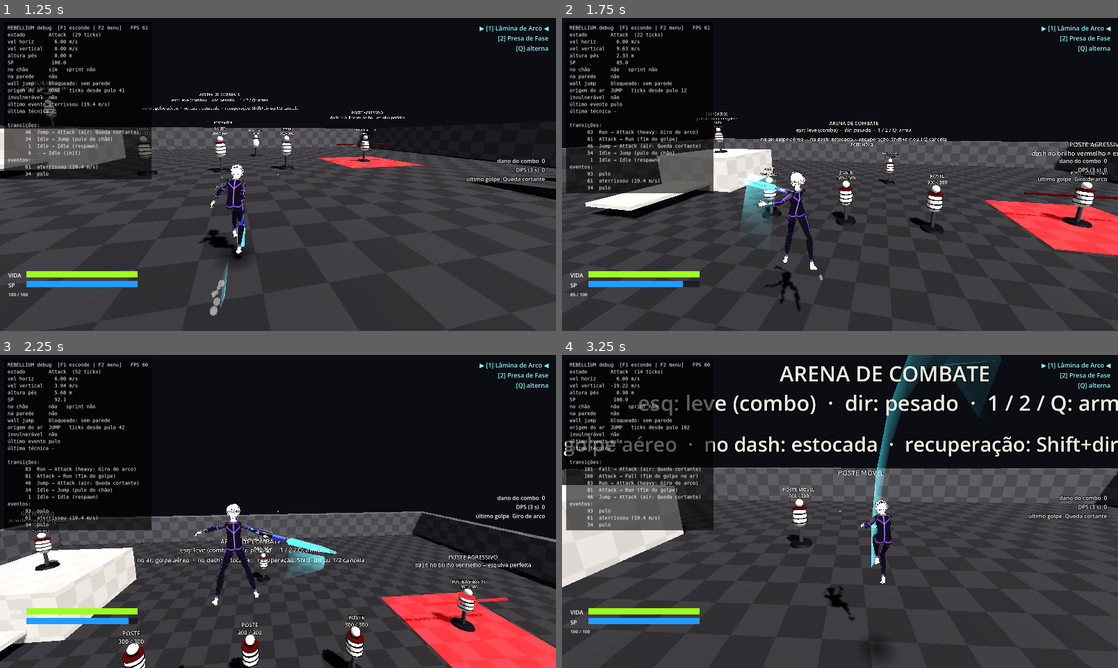
Above: before the commit, frames 1-4 (two rows, left to right).
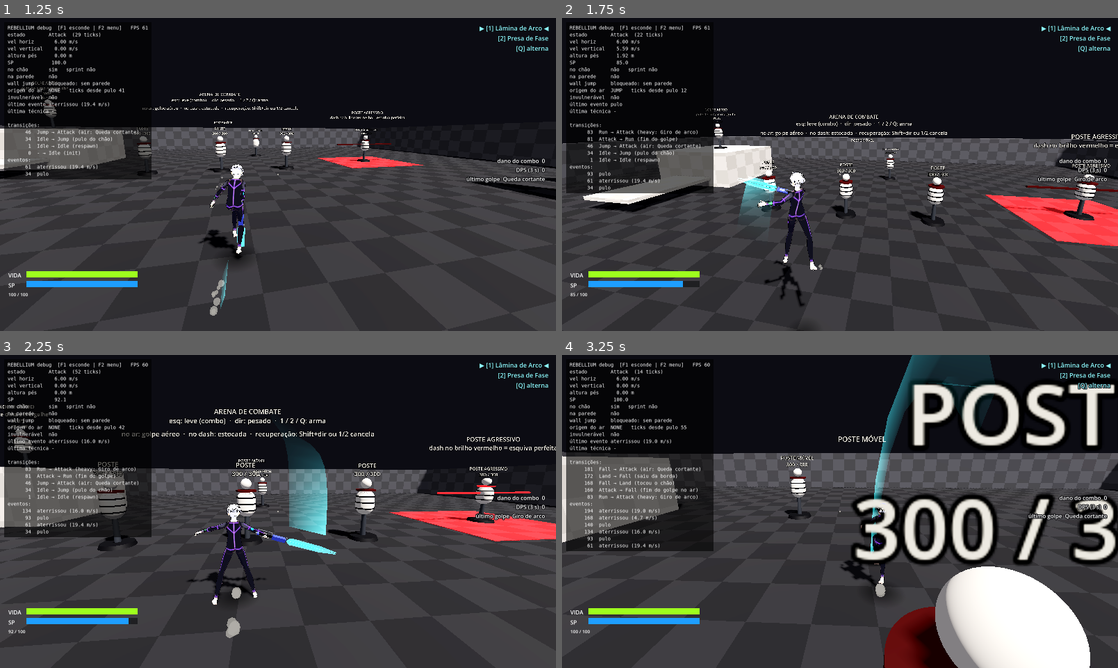
Above: after the commit, the same moments.

Repository: hugolnieri/Rebellium
Game: Godot game, scene res://scenes/arenas/CombatArena.tscn
Two runs of this game, one before a commit and one after it. Both use one fixed random seed, a clock stepped at 60 frames per second and the inputs below.
Inputs (mouse positions are in pixels of both pictures, inside the frame that each line leads up to):
- Up to frame 1 (1.25 s): tap Enter at 0.5 s; move the mouse to (305, 174) at 0.52 s; hold W (move_forward) from 0.53 s (still down); hold Space (jump) from 0.53 s (still down); click (305, 174) at 0.67 s
- Up to frame 2 (1.75 s): keep holding W (move_forward); move the mouse to (812, 174) at 1.27 s; release Space (jump) at 1.28 s; right-click (812, 174) at 1.35 s; tap Space (jump) at 1.52, 1.55 s
- Up to frame 3 (2.25 s): keep holding W (move_forward); tap Space (jump) at 1.82 s; move the mouse to (289, 505) at 2.02 s; press the mouse at (289, 505) at 2.03 s
- Up to frame 4 (3.25 s): keep holding W (move_forward); tap Space (jump) at 2.3, 3.02, 3.05 s; move the mouse to (834, 517) at 2.77 s; release the mouse at (834, 517) at 2.78 s; tap V (shoulder_swap) at 2.85 s; click (834, 517) at 2.92 s

Frame 1 is identical in both runs. In frame 2, 7.5% of the frame differs, in the area x 0-100%, y 9-100%; in frame 3, 34%; in frame 4, 35%, in the area x 0-100%, y 0-100%.

Commit message:
corrige pulo alto no golpe, dash corta o wall jump, passada baixa e reverse mais longo
- bug: pular no meio de um golpe usava air_gravity_scale (0,35) e subia demais; agora o
  pulo tem a gravidade e a altura normais (gravidade reduzida só em golpes que começam no ar)
- dash pode cortar o mortal do wall jump (o golpe continua bloqueado até o fim do mortal)
- passada agachada: quadril desce 9 cm andando e 14 cm correndo com coxa/joelho resolvidos
  para os pés seguirem no chão; flexão do joelho limitada; pé no chão 25% do ciclo andando
- reverse dispara para frente a 11 m/s assim que passa da borda (reverse_clear_speed)
- testes: altura do pulo no golpe, dash cortando o wall jump, reverse indo longe

Co-Authored-By: Claude Opus 5.5 <noreply@anthropic.com>
Claude-Session: https://claude.ai/code/session_01F2bQk4JmWMhxKZmCfNJjFU

Diff:
--- a/config/feedback_config.tres
+++ b/config/feedback_config.tres
@@ -40,10 +40,12 @@
 dash_cartwheel = true
 ninja_run_lean_deg = 45.0
 ninja_arm_pitch_deg = 0.0
-stance_fraction_walk = 0.32
+stance_fraction_walk = 0.25
 stance_fraction_run = 0.38
 stance_knee_walk_deg = 20.0
 stance_knee_run_deg = 32.0
+gait_crouch_walk = 0.09
+gait_crouch_run = 0.14
 knee_lift_walk_deg = 34.0
 knee_lift_run_deg = 55.0
 anim_spring_frequency = 6.5
--- a/config/movement_config.tres
+++ b/config/movement_config.tres
@@ -86,6 +86,7 @@
 reverse_probe_height = 2.0
 reverse_jump_height = 2.3
 reverse_forward_speed = 6.5
+reverse_clear_speed = 11.0
 back_coming_max_feet_height = 1.0
 back_coming_height = 2.6
 back_coming_wall_push_speed = 1.0
--- a/scenes/player/character_model.gd
+++ b/scenes/player/character_model.gd
@@ -54,6 +54,10 @@
 	&"elbow_r": Vector3(1.2, 0, 0),
 	&"wrist_r": Vector3(1.1, -0.1, -0.39),
 }
+## Comprimento coxa + canela do modelo já escalado (m), para o agachamento da passada.
+const LEG_LENGTH: float = 0.92
+## Flexão máxima do joelho na passada (rad).
+const MAX_KNEE_BEND: float = 2.3
 ## Quanto o quadril sobe no meio da estrela (mãos no chão, corpo de ponta-cabeça).
 const CARTWHEEL_LIFT: float = 0.2
 ## Balanço do cabelo aplicado às mechas presas à cabeça.
@@ -515,6 +519,10 @@
 	var knee_load := deg_to_rad(lerpf(fb.stance_knee_walk_deg, fb.stance_knee_run_deg, run_k)) * amount
 	var knee_lift := deg_to_rad(lerpf(fb.knee_lift_walk_deg, fb.knee_lift_run_deg, run_k)) * amount
 	var compensate := lean * 0.8
+	# Agachar sem tirar os pés do chão: coxa +c, joelho -2c (o pé plano compensa), com
+	# c = acos(1 - queda / comprimento da perna) para a perna "encurtar" exatamente a queda.
+	var crouch := lerpf(fb.gait_crouch_walk, fb.gait_crouch_run, maxf(run_k, _sprint_amount)) * amount
+	var bend := acos(clampf(1.0 - crouch / LEG_LENGTH, -1.0, 1.0))
 	for i in 2:
 		var side := "l" if i == 0 else "r"
 		var u := fposmod((_phase + PI * i) / TAU, 1.0)
@@ -524,7 +532,7 @@
 		if u < stance_frac:
 			var t := u / stance_frac
 			thigh = lerpf(front, -back, t)
-			knee = -knee_load * sin(PI * t)
+			knee = -knee_load * sin(PI * t) - 2.0 * bend
 			# Calcanhar no contato (ponta para cima), pé plano, impulso na ponta no fim do apoio.
 			ankle = 0.18 * maxf(0.0, 1.0 - t * 4.0) - 0.55 * pow(maxf(0.0, (t - 0.65) / 0.35), 2.0)
 			ankle *= amount
@@ -532,13 +540,14 @@
 			var t := (u - stance_frac) / (1.0 - stance_frac)
 			# Joelho sobe alto no meio do balanço e a perna estica de volta antes de pisar.
 			thigh = -back + (front + back) * (0.5 - 0.5 * cos(PI * t)) + knee_lift * sin(PI * minf(t / 0.85, 1.0))
-			knee = -(knee_swing + knee_lift * 0.8) * sin(PI * minf(t / 0.8, 1.0))
+			knee = -(knee_swing + knee_lift * 0.8) * sin(PI * minf(t / 0.8, 1.0)) - 2.0 * bend
 			# Saindo do impulso com a ponta para baixo, depois levanta a ponta para não arrastar.
 			ankle = (-0.5 * pow(1.0 - t, 3.0) + 0.15 * sin(PI * t)) * amount
 		var relaxed := 1.0 if i == 1 else 0.0  # parado: perna direita relaxada
 		# Pernas abertas parado: esquerda gira -Z (para fora), direita +Z; o pé compensa.
 		var out := -stance if i == 0 else stance
-		thigh += compensate + 0.08 * relaxed * calm
+		knee = maxf(knee, -MAX_KNEE_BEND)  # limite anatômico: o calcanhar não atravessa a coxa
+		thigh += compensate + bend + 0.08 * relaxed * calm
 		knee -= (0.06 + 0.14 * relaxed) * calm
 		pose[StringName("thigh_" + side)] = Vector3(thigh, 0, out + shift)
 		pose[StringName("knee_" + side)] = Vector3(knee, 0, 0)
@@ -550,7 +559,7 @@
 	var mid := cos(2.0 * (_phase - PI * stance_frac))
 	var flight := clampf((0.55 - stance_frac) / 0.15, 0.0, 1.0)
 	var bob := _fb().run_bob_height * amount * lerpf(mid, -mid, flight) * 0.5
-	pose[HIPS_Y] = Vector3(bob - 0.02 * calm - 0.03 * amount, 0, 0)
+	pose[HIPS_Y] = Vector3(bob - 0.02 * calm - 0.03 * amount - crouch, 0, 0)
 
 
 ## Corrida "ninja": corpo inteiro mergulhado (vem do quadril, em _ground_pose), cabeça erguida e
@@ -874,6 +883,8 @@
 	if _trick_from_jump and _trick_timer > 0.0 \
 			and not (player.state_machine.is_in(&"Jump") or player.state_machine.is_in(&"Fall")):
 		_trick_timer = 0.0  # golpe, dash ou wall jump interrompem o mortal do pulo
+	if _trick_timer > 0.0 and player.state_machine.is_in(&"Dodge"):
+		_trick_timer = 0.0  # o dash corta o mortal do wall jump (a estrela assume)
 	if _trick_timer > 0.0 and _is_wall_sticking():
 		if _trick_face_wall:
 			basis = basis * Basis(Vector3.UP, PI)
--- a/scenes/player/player.gd
+++ b/scenes/player/player.gd
@@ -528,8 +528,6 @@
 
 ## Dash se houver pedido (Espaço + A/D ou dash explícito) e SP. Em recuperação vira dodge cancel.
 func try_dodge(input: PlayerInput) -> bool:
-	if tick < action_lock_until_tick:
-		return false
 	var side_request := wants_side_dash(input)
 	if not side_request and not has_buffered_dodge(input):
 		return false
--- a/scenes/player/states/attack.gd
+++ b/scenes/player/states/attack.gd
@@ -16,6 +16,8 @@
 var direction: Vector3 = Vector3.FORWARD
 ## Golpe começou no ar (aéreo ou pesado aéreo): física aérea e termina ao tocar o chão.
 var airborne: bool = false
+## Gravidade no ar: a do golpe se ele começou no ar; gravidade normal se o pulo veio no meio do golpe.
+var _gravity_scale: float = 1.0
 
 var _t: int = 0
 var _startup_ticks: int = 1
@@ -31,6 +33,7 @@
 	combo_index = data.get("combo_index", 0)
 	direction = data.get("direction", Vector3.FORWARD)
 	airborne = kind == CombatRules.KIND_AIR or not player.is_on_floor()
+	_gravity_scale = attack.air_gravity_scale if airborne else 1.0
 	if airborne:
 		player.air_action_used = true
 	_t = 0
@@ -88,7 +91,7 @@
 	if airborne:
 		if _t == _startup_ticks + 1 and attack.air_active_vertical_speed != 0.0:
 			player.velocity.y = attack.air_active_vertical_speed
-		player.apply_air_movement(input, delta, attack.air_gravity_scale)
+		player.apply_air_movement(input, delta, _gravity_scale)
 	elif phase != Phase.RECOVERY and attack.lunge_speed > 0.0:
 		player.velocity.x = direction.x * attack.lunge_speed
 		player.velocity.z = direction.z * attack.lunge_speed
@@ -109,7 +112,8 @@
 		return false
 	player.do_jump("pulo durante o golpe", false)
 	airborne = true
-	return false
+	_gravity_scale = 1.0  # pulo normal (a gravidade reduzida é só para golpes que começam no ar)
+	return true  # o golpe continua; neste tick só sai o pulo (como no estado Jump)
 
 
 ## Golpe no chão sem perder o passo: anda ou corre (sprint ativo) pelo input.
--- a/scenes/player/states/wall_jump.gd
+++ b/scenes/player/states/wall_jump.gd
@@ -9,6 +9,9 @@
 var _launch_horizontal: Vector3 = Vector3.ZERO
 var _wall_normal: Vector3 = Vector3.ZERO
 var _hold_until_clear: bool = false
+var _reverse: bool = false
+var _boosted: bool = false
+var _was_climbing: bool = false
 
 
 func enter(_from: StringName, data: Dictionary) -> void:
@@ -18,6 +21,9 @@
 	var technique: StringName = data.get("technique", &"")
 	_hold_until_clear = technique == MovementRules.TECH_REVERSE \
 		or technique == MovementRules.TECH_BACK_COMING
+	_reverse = technique == MovementRules.TECH_REVERSE
+	_boosted = false
+	_was_climbing = false
 	if is_sticking():
 		_stick()
 
@@ -50,11 +56,17 @@
 	var locked := t < player.secs_to_ticks(cfg().wall_jump_lock_time)
 	var can_chain := t >= player.secs_to_ticks(cfg().wall_jump_chain_time)
 	var can_act := t >= player.secs_to_ticks(cfg().wall_jump_action_lock_time)
-	if can_chain and player.try_wall_jump(input):
-		return
-	if can_act and (player.try_dodge(input) or player.try_attack(input)):
+	if can_chain and (player.try_wall_jump(input) or player.try_dodge(input)):
+		return  # o dash pode cortar o mortal; o golpe espera o mortal terminar
+	if can_act and player.try_attack(input):
 		return
 	var climbing := _hold_until_clear and player.wall_sensor.has_contact and player.velocity.y > 0.0
+	_was_climbing = _was_climbing or climbing
+	if _reverse and not _boosted and ((_was_climbing and not climbing) or player.velocity.y <= 0.0):
+		# Passou da borda: agora sim dispara para frente, por cima do topo.
+		_boosted = true
+		var forward := _launch_horizontal.normalized()
+		_launch_horizontal = forward * maxf(_launch_horizontal.length(), cfg().reverse_clear_speed)
 	if locked or climbing:
 		player.velocity.x = _launch_horizontal.x
 		player.velocity.z = _launch_horizontal.z
--- a/scripts/core/feedback_config.gd
+++ b/scripts/core/feedback_config.gd
@@ -60,10 +60,14 @@
 ## Ângulo dos braços no sprint em relação ao chão (0 = totalmente na horizontal, + = para cima).
 @export_range(-45.0, 45.0, 1.0, "suffix:°") var ninja_arm_pitch_deg: float = 0.0
 ## Passada: fração do ciclo com o pé no chão andando / correndo e flexão do joelho de apoio.
-@export_range(0.2, 0.8, 0.01) var stance_fraction_walk: float = 0.32
+@export_range(0.2, 0.8, 0.01) var stance_fraction_walk: float = 0.25
 @export_range(0.2, 0.8, 0.01) var stance_fraction_run: float = 0.38
 @export_range(0.0, 60.0, 1.0, "suffix:°") var stance_knee_walk_deg: float = 20.0
 @export_range(0.0, 60.0, 1.0, "suffix:°") var stance_knee_run_deg: float = 32.0
+## Passada agachada: quanto o quadril desce andando / correndo (pernas dobram para os pés
+## continuarem no chão).
+@export_range(0.0, 0.4, 0.005, "suffix:m") var gait_crouch_walk: float = 0.09
+@export_range(0.0, 0.5, 0.005, "suffix:m") var gait_crouch_run: float = 0.14
 ## Elevação do joelho no balanço (coxa sobe além do passo) andando / correndo.
 @export_range(0.0, 90.0, 1.0, "suffix:°") var knee_lift_walk_deg: float = 34.0
 @export_range(0.0, 120.0, 1.0, "suffix:°") var knee_lift_run_deg: float = 55.0
--- a/scripts/core/movement_config.gd
+++ b/scripts/core/movement_config.gd
@@ -137,9 +137,9 @@
 @export_range(0.0, 1.0, 0.01) var wall_jump_camera_weight: float = 0.4
 ## Antes do impulso o personagem fica colado na parede por este tempo (pés plantados).
 @export_range(0, 30, 1, "suffix:ticks") var wall_jump_stick_ticks: int = 6
-## Depois do impulso, por quanto tempo golpe e dash ficam bloqueados (o mortal vai até o fim).
+## Depois do impulso, por quanto tempo o golpe fica bloqueado (o mortal vai até o fim; o dash pode cortá-lo).
 @export_range(0.0, 2.0, 0.01, "suffix:s") var wall_jump_action_lock_time: float = 0.45
-## Encadear outro wall jump fica liberado a partir deste tempo após o impulso.
+## Encadear outro wall jump (ou dar dash) fica liberado a partir deste tempo após o impulso.
 @export_range(0.0, 1.0, 0.01, "suffix:s") var wall_jump_chain_time: float = 0.08
 ## Tempo sem controle aéreo logo após o wall jump (estado WallJump).
 @export_range(0.0, 1.0, 0.01, "suffix:s") var wall_jump_lock_time: float = 0.3
@@ -164,6 +164,8 @@
 @export_range(0.0, 10.0, 0.05, "suffix:m") var reverse_jump_height: float = 2.35
 ## Velocidade para FRENTE (por cima da parede) no reverse wall jump.
 @export_range(0.0, 20.0, 0.1, "suffix:m/s") var reverse_forward_speed: float = 6.5
+## Velocidade para frente assim que o reverse passa da borda (vai bem mais longe depois de subir).
+@export_range(0.0, 30.0, 0.5, "suffix:m/s") var reverse_clear_speed: float = 11.0
 ## Distância máxima dos pés ao chão para o contato contar como "base da parede".
 @export_range(0.0, 4.0, 0.05, "suffix:m") var back_coming_max_feet_height: float = 1.0
 @export_range(0.0, 10.0, 0.05, "suffix:m") var back_coming_height: float = 2.6
--- a/tests/integration/test_combat.gd
+++ b/tests/integration/test_combat.gd
@@ -149,6 +149,19 @@
 	assert_gt(d.player.velocity.y, 0.0, "saiu pulando")
 
 
+func test_jump_during_attack_has_normal_height() -> void:
+	await _ready_world()
+	var start_y := d.player.global_position.y
+	d.press_attack()
+	d.step(2)
+	d.press_jump()
+	var top := start_y
+	for i in 90:
+		d.step(1)
+		top = maxf(top, d.player.global_position.y)
+	assert_almost_eq(top - start_y, d.player.config.jump_height, 0.1, "pulo no golpe tem a altura normal")
+
+
 func test_heavy_hold_during_dash_cancels_dash() -> void:
 	await _ready_world()
 	d.press_dodge()
--- a/tests/integration/test_wall_jump.gd
+++ b/tests/integration/test_wall_jump.gd
@@ -106,6 +106,22 @@
 	d.press_attack()
 	d.step(1)
 	assert_eq(d.state(), &"Attack", "depois do mortal pode golpear")
+
+
+func test_dash_cuts_the_wall_jump_flip() -> void:
+	_world(Vector3(0, 0, 0))
+	var wall := _tall_wall(-3.0)
+	await d.ready_physics(self)
+	d.step(10)
+	d.step(5, FWD)
+	d.press_jump()
+	d.step(1, FWD)
+	assert_gt(d.step_until_wall(wall, 90, FWD), 0)
+	d.press_jump()
+	d.step(d.player.secs_to_ticks(d.player.config.wall_jump_chain_time) + 2)
+	d.press_dodge()
+	d.step(1, Vector2(1, 0))
+	assert_eq(d.state(), &"Dodge", "dash corta o mortal do wall jump")
 
 
 func test_wall_jump_reflects_diagonal_entry() -> void:
@@ -192,7 +208,7 @@
 
 func test_reverse_wall_jump_near_top_goes_over_the_ledge() -> void:
 	_world(Vector3(0, 0, 0.3))
-	var ledge := d.add_block(Vector3(0, 1.8, -6.0), Vector3(20, 3.6, 6))  # face z=-3, topo 3,6 m
+	var ledge := d.add_block(Vector3(0, 1.8, -13.0), Vector3(20, 3.6, 20))  # face z=-3, topo 3,6 m
 	await d.ready_physics(self)
 	d.step(10)
 	d.step(8, FWD)  # embalo: chega na parede perto do ápice do pulo
@@ -208,6 +224,7 @@
 	d.step(60)
 	assert_true(d.player.is_on_floor())
 	assert_almost_eq(d.player.global_position.y, 3.6, 0.05, "terminou em cima da borda")
+	assert_lt(d.player.global_position.z, -7.0, "reverse vai bem para frente depois de passar da borda")
 	assert_lt(d.player.global_position.z, -3.0)
 
 
Not shown, changed: docs/ESCOPO.md
Not shown, changed: docs/ROTEIRO_TESTE.md
